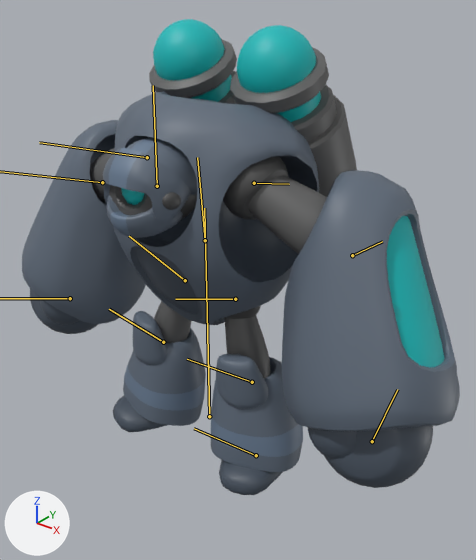
Renders of the FBX model Assets/Animations/Juggernaut_Idle_ANIM.fbx from each side of a commit.
One viewpoint serves both versions: a 50 mm camera at (1.95, -2.11, 2.73) aimed at (0.04, 0.27, 1.25). Arrows for +X, +Y and +Z are at lower left; the lights stay in place. The picture after the commit comes second. Both versions are drawn at frame 1 of the action 'Take 001'; the numbers are the values there. The bones that change, and the others that lie on the model, are drawn over the model as lines.

The first picture shows 'Big_robor'.
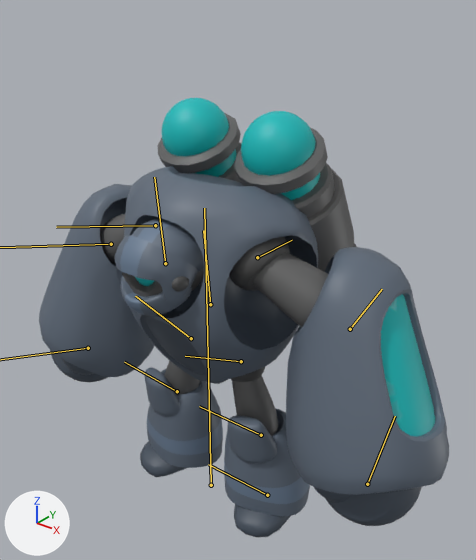
Pixel boxes [x1, y1, x2, y2] of what changed, in the pictures (476 x 560 px):
'Big_robor', posed (6% narrower, 8% shorter): before [22, 19, 460, 495]; after [39, 98, 449, 537]
bone 'COG_jnt', root to tip: before (205, 240) to (197, 157); after (210, 304) to (203, 230)
bone 'should_jnt_L', root to tip: before (254, 183) to (289, 184); after (257, 257) to (292, 240)
bone 'hand_jnt_L', root to tip: before (372, 441) to (397, 389); after (367, 484) to (395, 416)
bone 'head_jnt', root to tip: before (157, 186) to (153, 85); after (165, 263) to (154, 177)
bone 'should_jnt_R', root to tip: before (147, 157) to (39, 142); after (155, 225) to (56, 227)
bone 'leg_top_L', root to tip: before (235, 299) to (175, 299); after (241, 361) to (185, 356)
bone 'knee_jnt_L', root to tip: before (252, 382) to (187, 359); after (261, 435) to (199, 406)
bone 'leg_top_R', root to tip: before (185, 280) to (129, 236); after (191, 338) to (135, 296)
bone 'knee_jnt_R', root to tip: before (163, 342) to (109, 309); after (177, 391) to (124, 362)

What the commit changed:
Bone 'COG_jnt' (bone_cog_jnt) moves from (0.0, -16.3, 0.0) to (0.0, -52.1, -2.9).
Bone 'should_jnt_L' (bone_should_jnt_l) moves from (0.0, 0.0, 0.0) to (0.0, 0.4, 0.1).
Bone 'should_jnt_L' (bone_should_jnt_l) turns from (-10, -1, 1) to (-5, 0, 3) degrees about its own x, y and z.
Bone 'hand_jnt_L' (bone_hand_jnt_l) moves from (0.0, 0.0, 0.0) to (-4.8, 0.0, 0.0).
Bone 'head_jnt' (bone_head_jnt) moves from (0.0, 0.0, 0.0) to (0.0, -1.0, 0.1).
Bone 'head_jnt' (bone_head_jnt) turns from (-7, 0, 0) to (0, 0, 0) degrees about its own x, y and z.
Bone 'should_jnt_R' (bone_should_jnt_r) turns from (-10, -1, 1) to (-5, 0, 0) degrees about its own x, y and z.
Bone 'elbow_jnt_R' (bone_elbow_jnt_r) turns from (0, 0, 0) to (0, 2, 0) degrees about its own x, y and z.
Bone 'hand_jnt_R' (bone_hand_jnt_r) moves from (0.0, 0.0, 0.0) to (4.1, 0.0, 0.0).
Bone 'leg_top_L' (bone_leg_top_l) moves from (0.0, 0.0, 0.0) to (1.9, 0.2, 0.6).
Bone 'leg_top_L' (bone_leg_top_l) turns from (-2, 6, 0) to (0, 0, 0) degrees about its own x, y and z.
Bone 'knee_jnt_L' (bone_knee_jnt_l) turns from (0, 1, -3) to (0, 0, 0) degrees about its own x, y and z.
Bone 'leg_top_R' (bone_leg_top_r) moves from (0.0, 0.0, 0.0) to (-0.4, 0.0, 0.0).
Bone 'leg_top_R' (bone_leg_top_r) turns from (-2, 6, -1) to (0, 0, 0) degrees about its own x, y and z.
Bone 'knee_jnt_R' (bone_knee_jnt_r) turns from (0, 1, -4) to (0, 0, 0) degrees about its own x, y and z.
